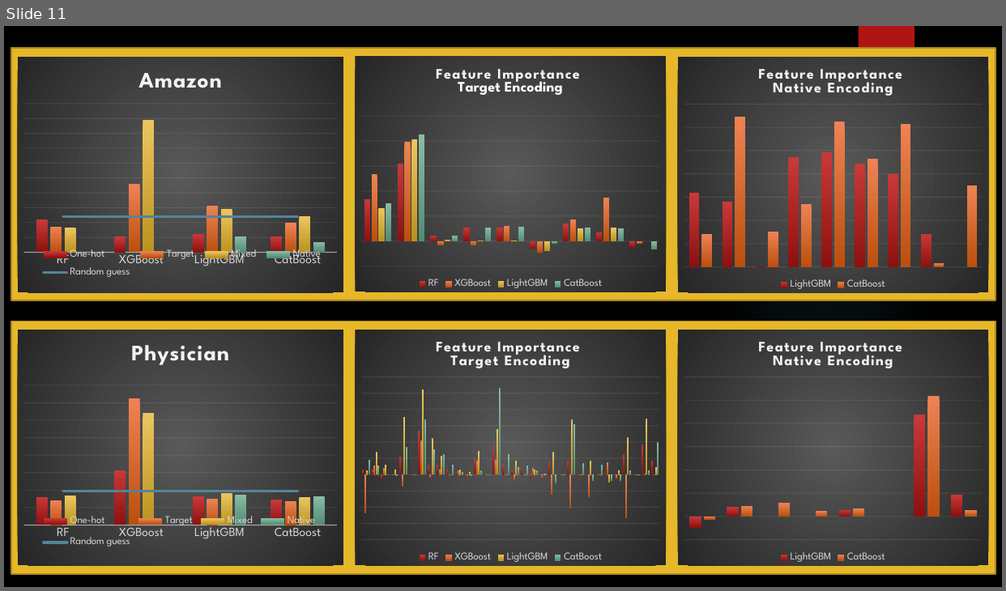
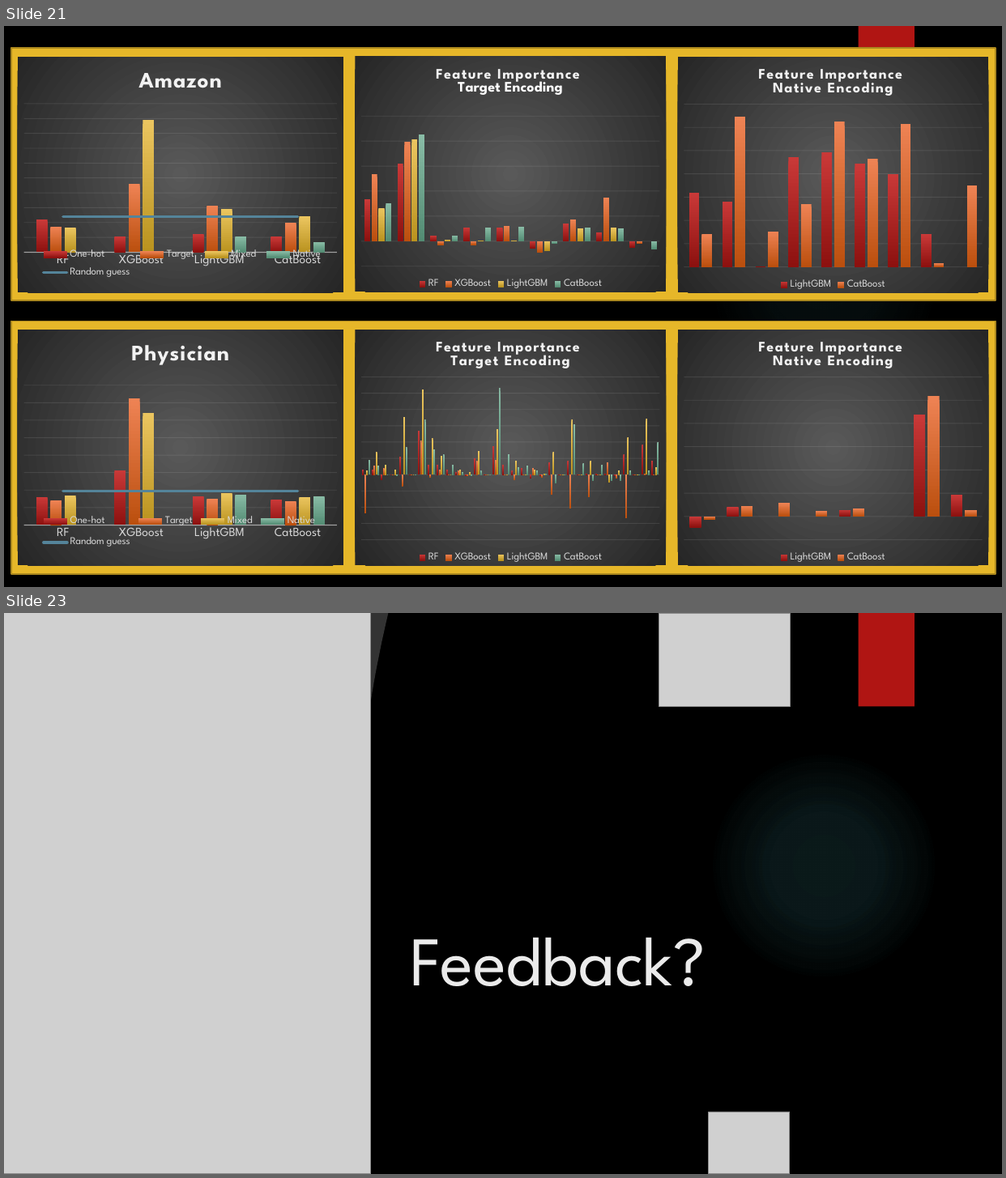
Before and after one commit to mohannishant6/MSc-Thesis, a slide deck: GBDT.pptx. Shown one above the other, each under a label of ours: slide 11 before the commit, slides 21 and 23 after it; the slides between them are not shown. The pictures are 1006x591 and 1006x1178 pixels, drawn with LibreOffice and Linux fonts; fonts in the diff are those of the drawing; grey boxes stand for pictures; background and template pictures are left out. Boxes give left, top, right and bottom in pixels: in the first picture for what was removed or moved away, otherwise in the second. Text is boxed around its words. In the diff, an @@ line names an element or a change of style, - is before the commit and + after.

```diff
--- a/GBDT.pptx
+++ b/GBDT.pptx
@@ slide 23 added at <box>4,613,1002,1174</box>, background picture (left out); not listed: 1 template element that a slide beside it also shows @@
@@ picture added at <box>4,613,371,1174</box> @@
@@ freeform shape added at <box>343,613,388,917</box>, fill #FFFFFF at 20% opacity @@
@@ picture added at <box>659,613,790,707</box> @@
@@ rectangle added at <box>859,613,914,707</box>, fill #B01513 @@
@@ ellipse added at <box>709,750,939,981</box>, fill gradient #50B9C1 @@
@@ picture added at <box>4,832,334,1174</box> @@
@@ picture added at <box>4,850,128,1043</box> @@
@@ title added at <box>411,938,705,986</box>, 67 pt, text #EBEBEB @@
+Feedback?
@@ picture added at <box>709,1112,790,1174</box> @@
@@ what was slide 11 is now slide 21 @@
```
Also in this commit, not shown: 8 slides changed, 10 other slides added, 1 slide removed, 2 other files.
